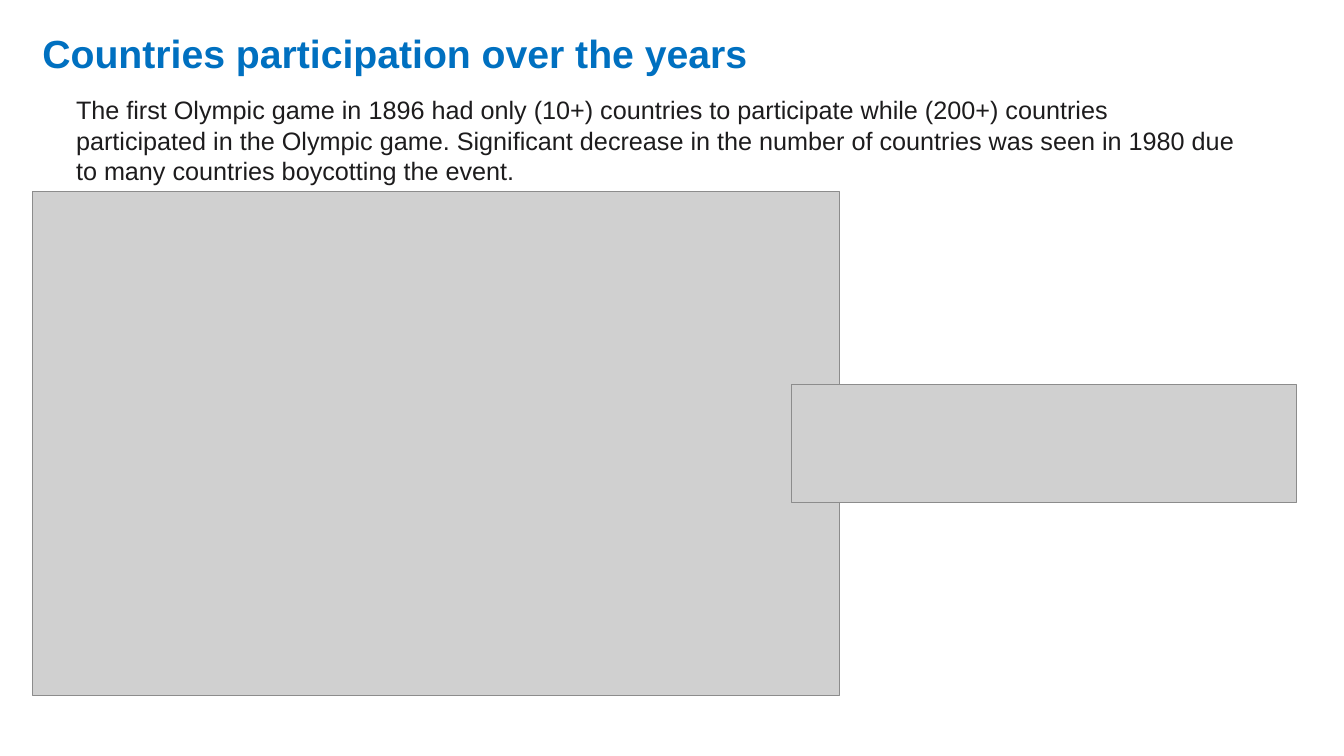
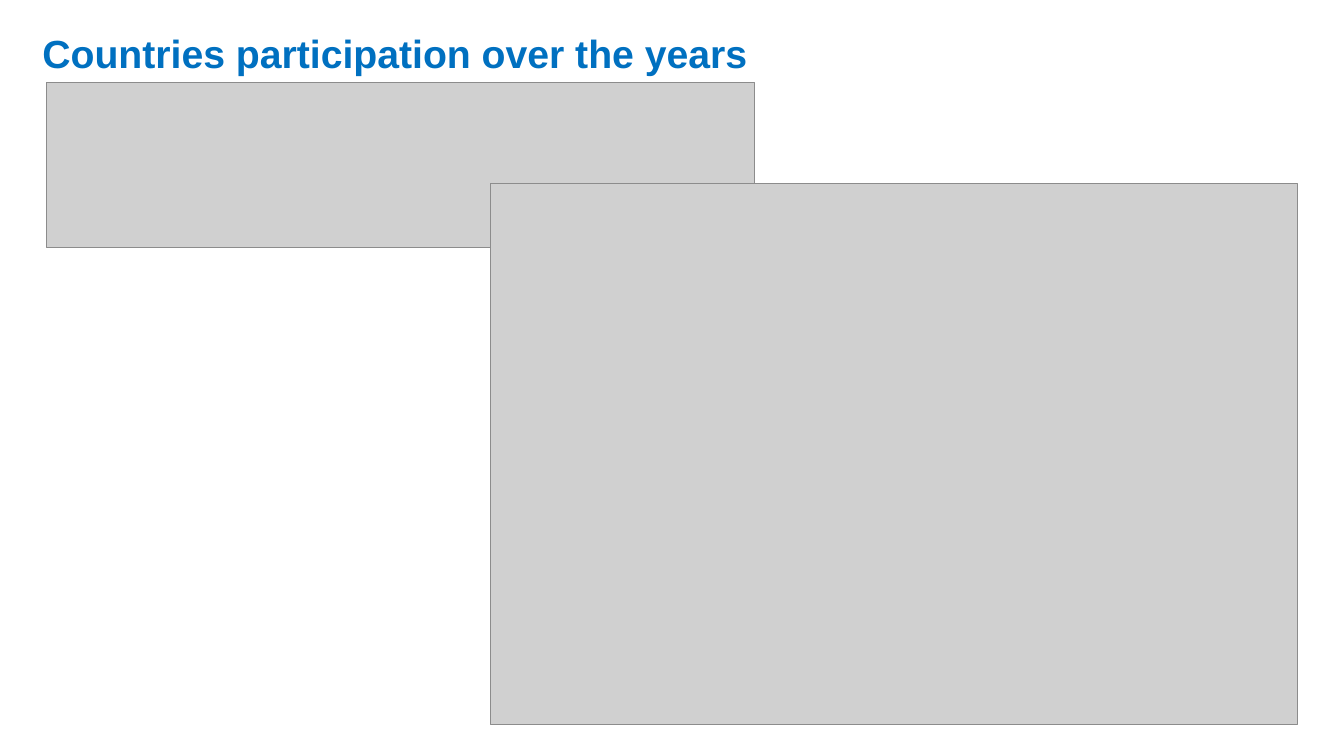
Before and after one commit to sissa81/project1, a slide deck: slide 3 of olympics by wildcats.pptx. Drawn at 1344x756 pixels with LibreOffice and Linux fonts; fonts in the diff are those of the drawing; grey boxes stand for pictures. Boxes give left, top, right and bottom in pixels: in the first picture for what was removed or moved away, otherwise in the second. Text is boxed around its words. In the diff, an @@ line names an element or a change of style, - is before the commit and + after.

```diff
--- a/olympics by wildcats.pptx
+++ b/olympics by wildcats.pptx
@@ picture added at box(46, 83, 754, 248) @@
@@ text removed at box(76, 100, 1234, 186) @@
-The first Olympic game in 1896 had only (10+) countries to participate while (200+) countries participated in the Olympic game. Significant decrease in the number of countries was seen in 1980 due to many countries boycotting the event.
@@ picture removed at box(32, 192, 839, 696) @@
@@ picture added at box(490, 184, 1298, 725) @@
@@ picture removed at box(791, 385, 1297, 503) @@
```
Also in this commit, not shown: 5 other slides changed, 6 slides added, 3 slides removed.
